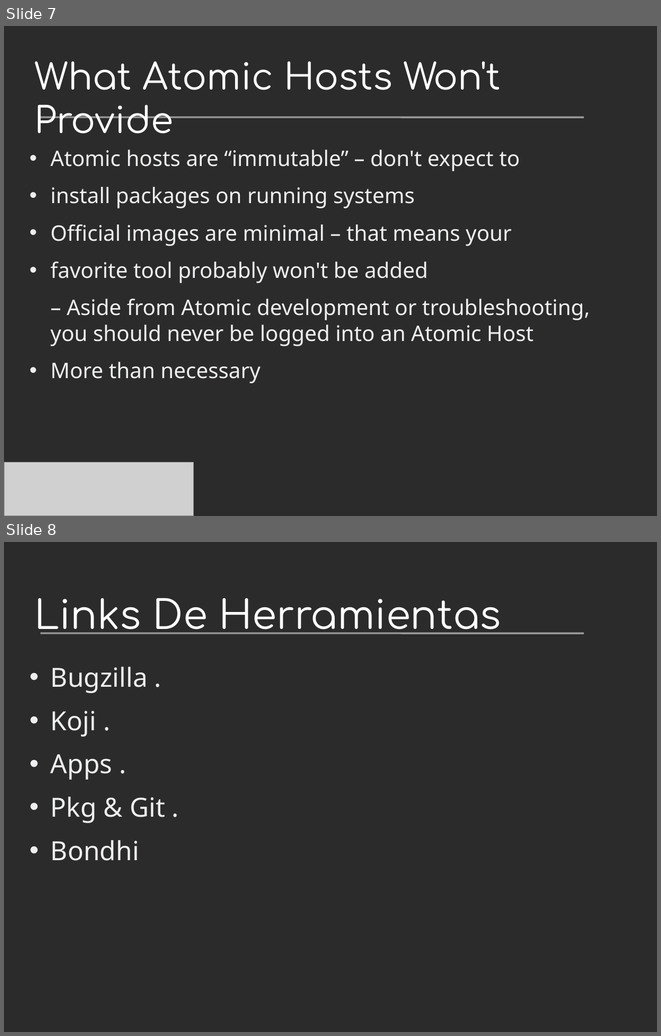
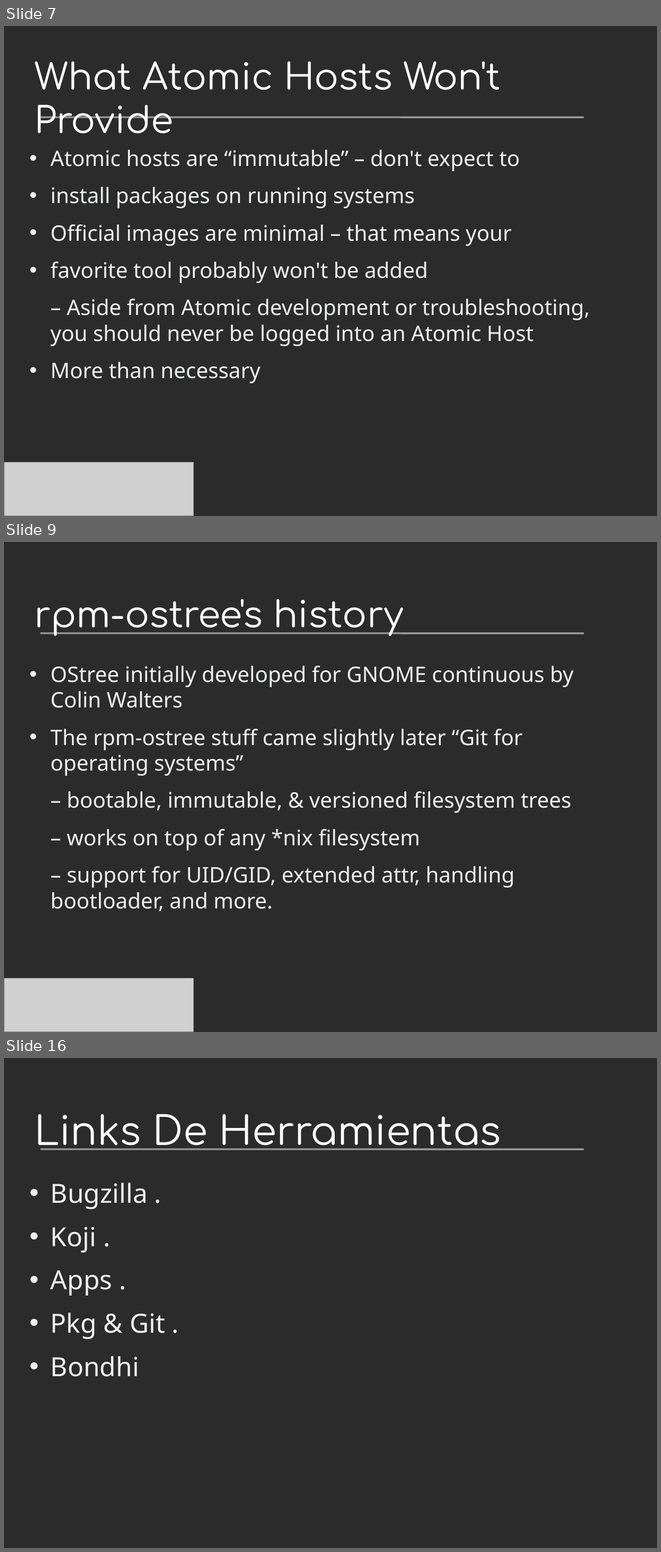
Before and after one commit to villadalmine/arg-fedora, a slide deck: Presentaciones/Devopconf2015/ProyectoAtomic.odp. Shown one above the other, each under a label of ours: slides 7 and 8 before the commit, slides 7, 9 and 16 after it; the slides between them are not shown. The pictures are 661x1036 and 661x1552 pixels, drawn with LibreOffice and Linux fonts; fonts in the diff are those of the drawing; grey boxes stand for pictures; background and template pictures are left out; a plain dark background stands for a picture behind light text. Boxes give left, top, right and bottom in pixels: in the first picture for what was removed or moved away, otherwise in the second. Text is boxed around its words. In the diff, an @@ line names an element or a change of style, - is before the commit and + after.

```diff
--- a/Presentaciones/Devopconf2015/ProyectoAtomic.odp
+++ b/Presentaciones/Devopconf2015/ProyectoAtomic.odp
@@ slide 9 added at [4, 542, 657, 1032], background picture (left out); not listed: 1 template element that a slide beside it also shows @@
@@ title added at [34, 599, 404, 636], 44 pt, text #FFFFFF @@
+rpm-ostree's history
@@ text added at [51, 665, 574, 911], 26 pt, text #EEEFF0 @@
+• OStree initially developed for GNOME continuous by Colin Walters
+• The rpm-ostree stuff came slightly later “Git for operating systems”
+– bootable, immutable, & versioned filesystem trees
+– works on top of any *nix filesystem
+– support for UID/GID, extended attr, handling bootloader, and more.
@@ picture added at [4, 978, 194, 1032] @@
@@ what was slide 8 is now slide 16 @@
```
Also in this commit, not shown: 7 other slides added, 6 other files.
